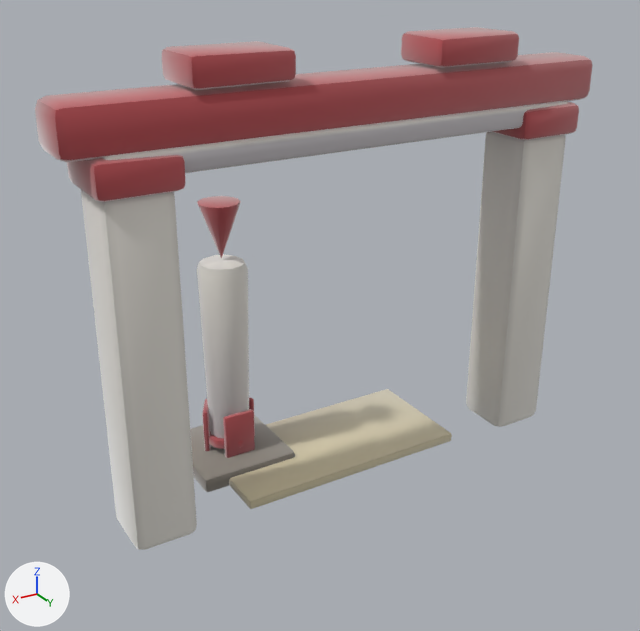
An edit to the glTF model assets/models/gates/44b62f54.glb, drawn before and after from the same camera.
The view is the same before and after, from a 50 mm camera at (4.21, 6.48, 4.96) aimed at (0.15, -0.28, 1.58). Every picture has the same lights, and +X, +Y and +Z are marked at lower left. The first picture is the older version. Vertices at exactly the same position are counted once.

Script lines for the objects in view, before the commit:
```python
me_gate_44b62f54 = bpy.data.meshes.new('gate_44b62f54')
me_gate_44b62f54.from_pydata(...)  # 1011 vertices, 1954 faces; spans x -2.62..2.63, y -1.25..0.36, z -0.04..4.17
# faces by material slot: [360, 1118, 108, 108, 120, 32, 108]
me_gate_44b62f54.materials.append(mat_clay__f5f1e8_0_93)
me_gate_44b62f54.materials.append(mat_clay__c24a50_0_93)
me_gate_44b62f54.materials.append(mat_clay__fffdf4_0_93)
me_gate_44b62f54.materials.append(mat_clay__8a8378_0_93)
me_gate_44b62f54.materials.append(mat_clay__c24a50_0_92)
me_gate_44b62f54.materials.append(mat_clay__ff9a3a_0_92__ff9a3a)
me_gate_44b62f54.materials.append(mat_clay__d8cca8_0_93)
ob_gate_44b62f54 = bpy.data.objects.new('gate_44b62f54', me_gate_44b62f54)
ob_gate_44b62f54.location = (0.0, 0.0, 0.0)
```
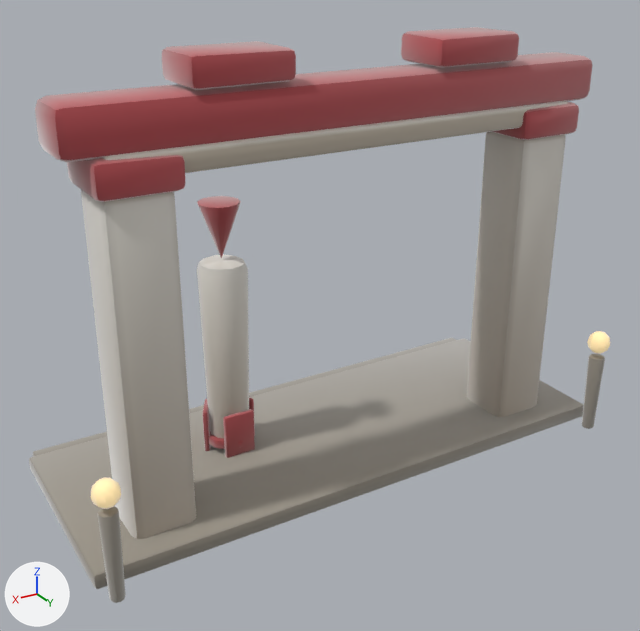
Patch to the scene script:
```diff
--- a/assets/models/gates/44b62f54.glb.py
+++ b/assets/models/gates/44b62f54.glb.py
@@ mat_clay__b9b2a2_0_93 @@
+mat_clay__b9b2a2_0_93 = bpy.data.materials.new('clay_#B9B2A2_0.93_-')
+# nodes: BsdfPrincipled, Mix, OutputMaterial, VertexColor
+# colours: grey #b9b2a2, mixed with the vertex colours
@@ mat_clay__ffe2a8_0_95__ffe2a8 @@
+mat_clay__ffe2a8_0_95__ffe2a8 = bpy.data.materials.new('clay_#FFE2A8_0.95_#FFE2A8')
+# nodes: BsdfPrincipled, Mix, OutputMaterial, VertexColor
+# colours: beige #bca67a, beige #ffe2a8, mixed with the vertex colours
@@ mat_clay__9e978a_0_93 @@
+mat_clay__9e978a_0_93 = bpy.data.materials.new('clay_#9E978A_0.93_-')
+# nodes: BsdfPrincipled, Mix, OutputMaterial, VertexColor
+# colours: grey #9e978a, mixed with the vertex colours
@@ me_gate_44b62f54 @@
 # used by ob_gate_44b62f54; location = (0.0, 0.0, 0.0)
-me_gate_44b62f54.from_pydata(...)  # 1011 vertices, 1954 faces; spans x -2.62..2.63, y -1.25..0.36, z -0.04..4.17
+me_gate_44b62f54.from_pydata(...)  # 1511 vertices, 2926 faces; spans x -2.8..2.8, y -1.71..0.84, z -0.04..4.17
+# me_gate_44b62f54 part 1: the loose piece of 56 vertices spanning x -1.2..1.2, y -1.0..0.2, z 0.0..0.1 is copied, and the copy is multiplied about its middle by the matrix ((2.339, -0.004, 0.012), (0.0, 1.751, 0.011), (0.0, -0.003, 1.614)), then moved by (0.0, -0.1, 0.03), in mat_clay__9e978a_0_93; it spans x -2.8..2.8, y -1.55..0.55, z 0.0..0.16
+# me_gate_44b62f54 part 2: a new loose piece of 114 vertices spanning x -2.75..-2.59, y 0.64..0.8, z 0.0..0.86, in mat_clay__9e978a_0_93
+# me_gate_44b62f54 part 3: a new loose piece of 114 vertices spanning x 2.59..2.75, y 0.63..0.8, z 0.0..0.86, in mat_clay__9e978a_0_93
+# me_gate_44b62f54 part 4: a new loose piece of 56 vertices spanning x -2.72..2.73, y -1.71..-1.37, z 0.0..0.12, in mat_clay__9e978a_0_93
+# me_gate_44b62f54 part 5: a new loose piece of 52 vertices spanning x -2.79..-2.55, y 0.61..0.84, z 0.9..1.14, in mat_clay__ffe2a8_0_95__ffe2a8
+# me_gate_44b62f54 part 6: a new loose piece of 52 vertices spanning x 2.55..2.79, y 0.6..0.84, z 0.9..1.14, in mat_clay__ffe2a8_0_95__ffe2a8
+# me_gate_44b62f54 part 7: 1886 kept faces spanning x -2.62..2.63, y -1.25..0.36, z -0.04..4.15 get new vertex colours
+# other edits to the shape of me_gate_44b62f54 do not show in these pictures
 me_gate_44b62f54.materials.append(mat_clay__f5f1e8_0_93)
@@ me_gate_44b62f54 @@
 me_gate_44b62f54.materials.append(mat_clay__d8cca8_0_93)
+me_gate_44b62f54.materials.append(mat_clay__9e978a_0_93)
+me_gate_44b62f54.materials.append(mat_clay__b9b2a2_0_93)
+me_gate_44b62f54.materials.append(mat_clay__ffe2a8_0_95__ffe2a8)
```

Where the change shows, as pixel boxes [x1, y1, x2, y2] in the pictures (640 x 631 px):
'gate_44b62f54', reshaped (10% taller)
    before: [35, 27, 592, 550]
    after: [29, 27, 611, 603]
part 1 of me_gate_44b62f54, added
    after: [29, 338, 584, 589]
part 2 of me_gate_44b62f54, added
    after: [582, 353, 605, 429]
part 3 of me_gate_44b62f54, added
    after: [98, 506, 126, 603]
part 4 of me_gate_44b62f54, added (mostly hidden)
    after: [32, 338, 456, 457]
part 5 of me_gate_44b62f54, added (beige)
    after: [587, 331, 611, 354]
part 6 of me_gate_44b62f54, added (beige)
    after: [91, 477, 121, 509]
part 7 of me_gate_44b62f54, recoloured
    before: [103, 108, 556, 550]
    after: [103, 108, 556, 539]
